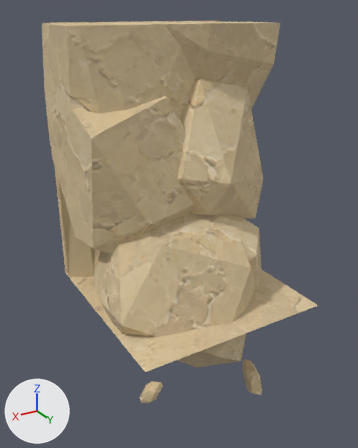
A saved change to the glTF model assets/custom/models/ground_modules/ground_bottom_square_edge_08.glb.
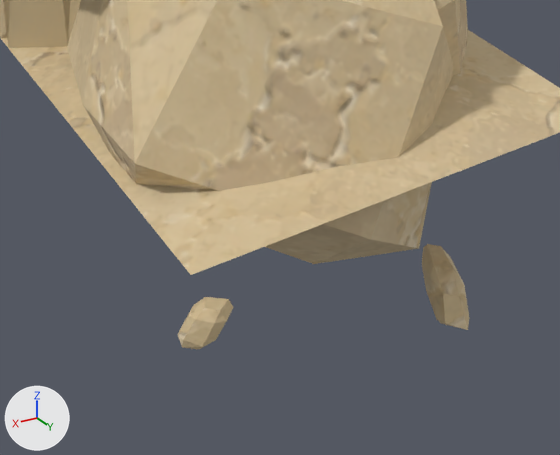
Each version appears first whole from a 50 mm camera at (1.74, 2.5, 1.05) aimed at (0.51, 0.46, 0.03), and next in a close-up on the part from 18% to 84% of the width and 57% to 100% of the height. The lights are fixed; the arrows at lower left show +X, +Y and +Z. The first two pictures are the older version. Vertices at exactly the same position are counted once.

Names of what the first close-up shows: 'GroundBottomSquareEdge08_Body'.
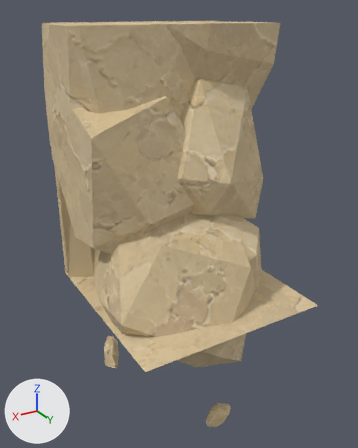
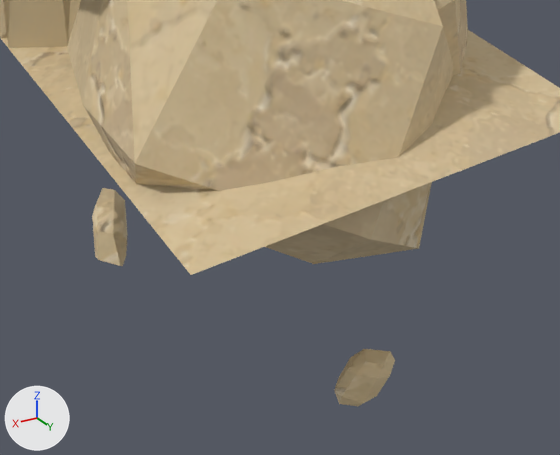
The edits, one by one:
me_groundbottomsquareedge08_bodyshouldermesh is used by ob_groundbottomsquareedge08_body; location (0.0, 0.0, 0.0).
me_groundbottomsquareedge08_bodyshouldermesh had 513 vertices, 899 faces and spanned x 0.0..1.0, y -0.04..1.0, z -0.97..1.0.
me_groundbottomsquareedge08_bodyshouldermesh now has 513 vertices, 899 faces and spans x 0.0..1.0, y -0.04..1.0, z -0.91..1.0.
me_groundbottomsquareedge08_bodyshouldermesh part 1: the loose piece of 24 vertices spanning x 0.16..0.31, y 0.66..0.92, z -0.92..-0.78 is moved by (0.61, -0.56, 0.04).
me_groundbottomsquareedge08_bodyshouldermesh part 2: the loose piece of 24 vertices spanning x 0.68..0.81, y 0.5..0.59, z -0.97..-0.86 is moved by (-0.19, 0.38, 0.06).

Changed parts and their boxes (x1, y1, x2, y2) in the close-ups (560 x 455 px; the box of a moved part takes in the faces that stretch with it):
'GroundBottomSquareEdge08_Body', reshaped
    before: (0, 0, 560, 349)
    after: (0, 0, 560, 406)
part 1 of me_groundbottomsquareedge08_bodyshouldermesh, moved or reshaped
    before: (422, 244, 469, 330)
    after: (92, 188, 128, 266)
part 2 of me_groundbottomsquareedge08_bodyshouldermesh, moved or reshaped
    before: (178, 297, 233, 349)
    after: (334, 349, 395, 406)
